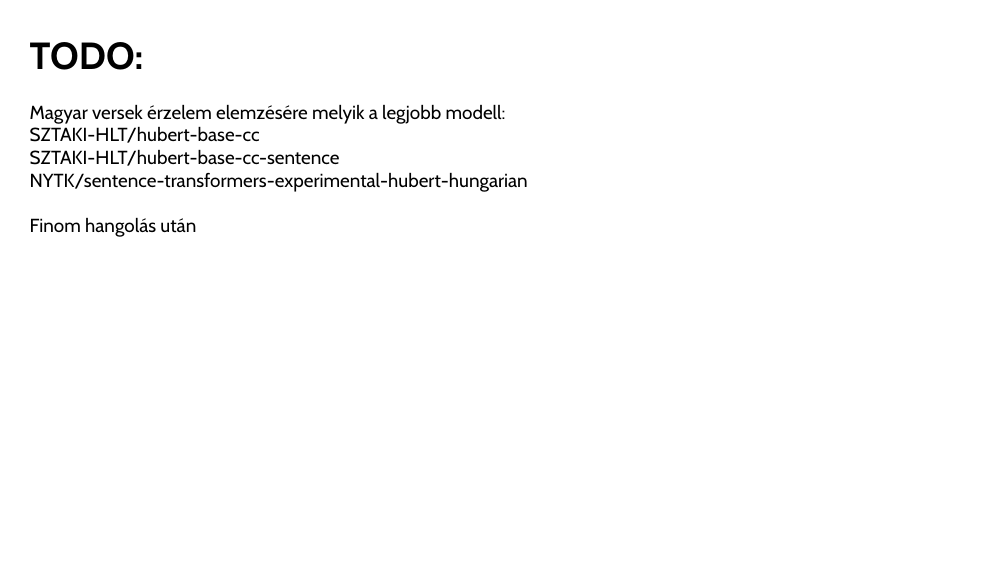
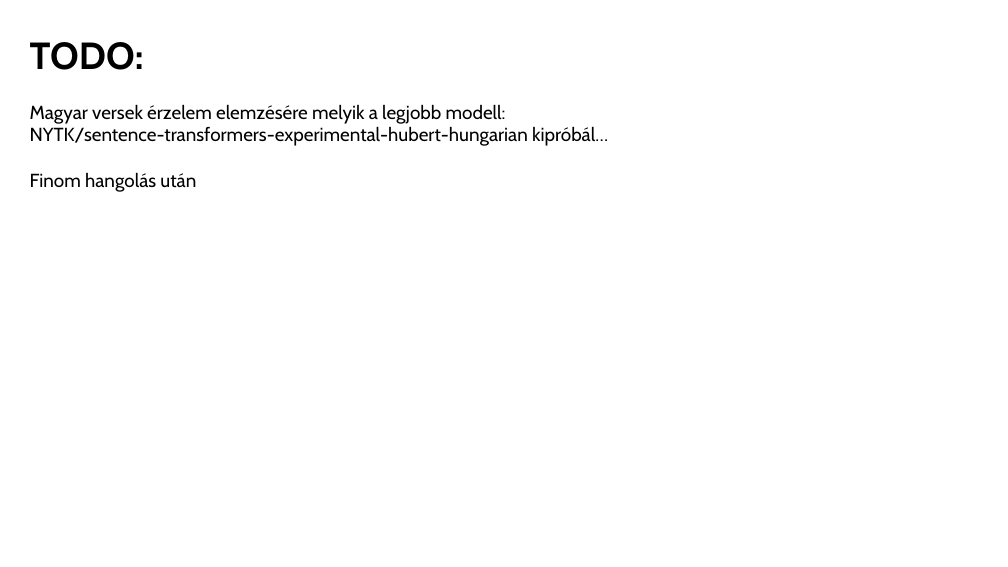
Before and after one commit to minorharpman/erzelemelemzes, a slide deck: slide 12 of Erzelemelemzes.pptx. Drawn at 1008x567 pixels with LibreOffice and Linux fonts; fonts in the diff are those of the drawing. Boxes give left, top, right and bottom in pixels: in the first picture for what was removed or moved away, otherwise in the second. Text is boxed around its words. In the diff, an @@ line names an element or a change of style, - is before the commit and + after.

```diff
--- a/Erzelemelemzes.pptx
+++ b/Erzelemelemzes.pptx
@@ text at (30, 126, 608, 146): text changed @@
-SZTAKI-HLT/hubert-base-cc
-SZTAKI-HLT/hubert-base-cc-sentence
-NYTK/sentence-transformers-experimental-hubert-hungarian
+NYTK/sentence-transformers-experimental-hubert-hungarian kipróbál…
```
